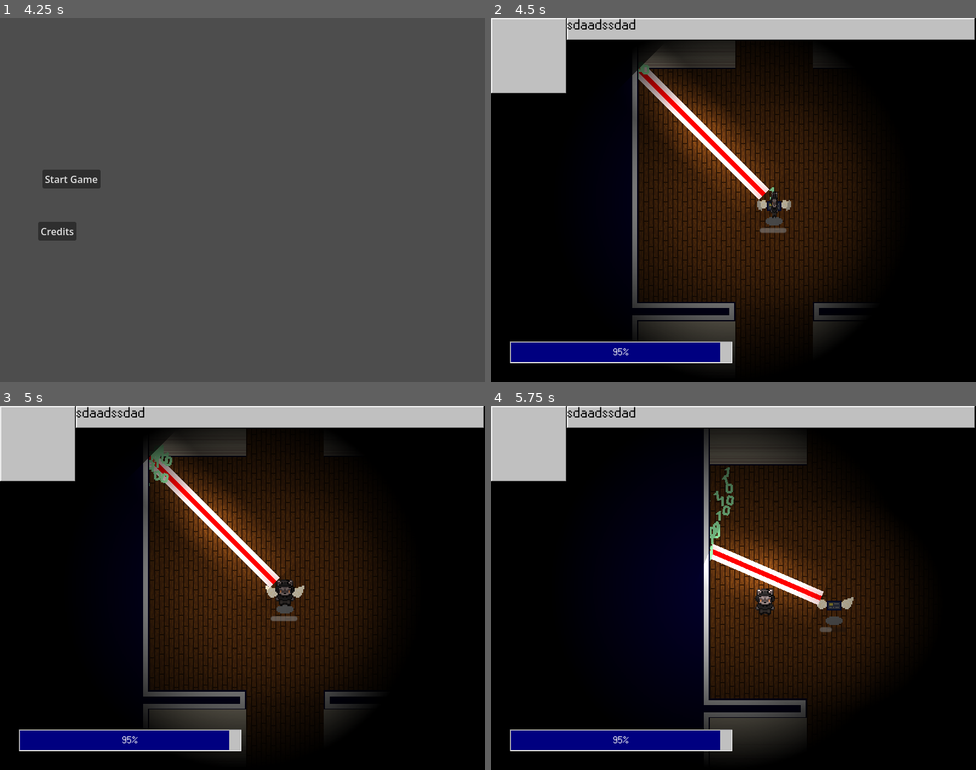
Above: before the commit, frames 1-4 (two rows, left to right).
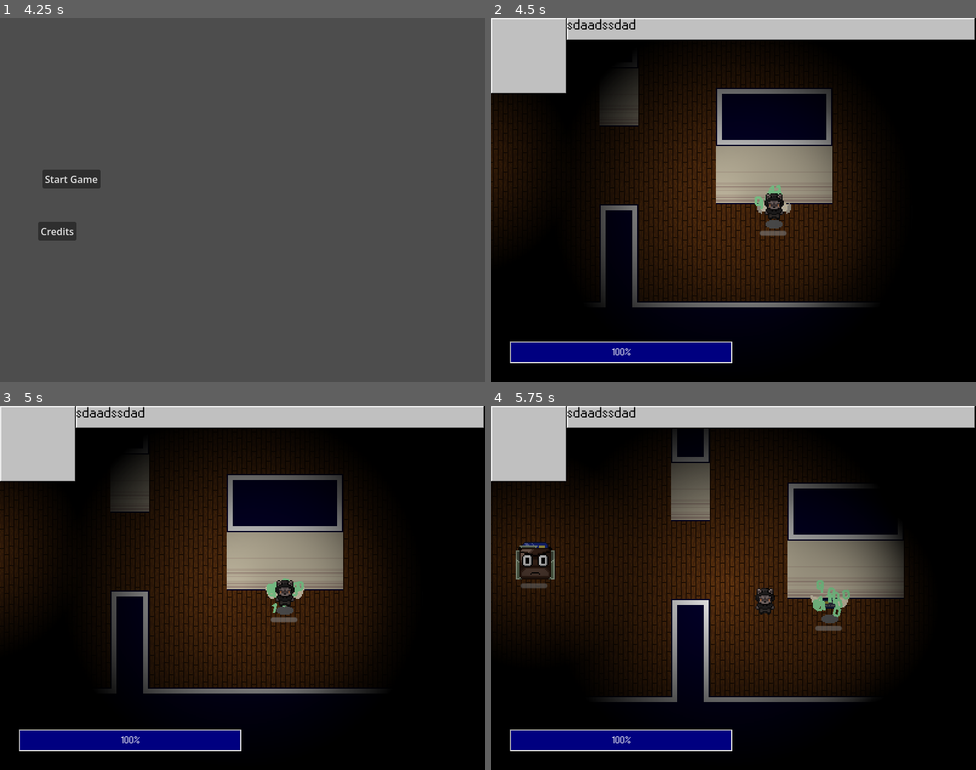
Above: after the commit, the same moments.

Repository: ygda-org/stock-strikers
Game: Godot game, scene res://main/startup_scene.tscn
The game is run twice, just before and just after one commit, with the same random seed, the same clock (stepped at 60 frames per second) and the same inputs. Sound files missing from this copy of the repository are replaced by a short silence.
Inputs (mouse positions are in pixels of both pictures, inside the frame that each line leads up to):
- Up to frame 1 (4.25 s): move the mouse to (349, 181) at 0.52 s; hold D (move_right) 0.53-1.28 s; tap Shift (dodge) at 0.6, 2.1, 3.6 s; tap Enter at 1.25 s; move the mouse to (145, 218) at 1.27 s; hold S (move_down) 1.28-2.03 s; click (145, 218) at 1.35 s; move the mouse to (291, 119) at 2.02 s; hold D (move_right) 2.03-2.78 s; tap Space at 2.75 s; move the mouse to (218, 272) at 2.77 s; hold W (move_up) 2.78-3.53 s; click (218, 272) at 2.85 s; move the mouse to (388, 254) at 3.52 s; hold A (move_left) from 3.53 s (still down)
- Up to frame 2 (4.5 s): release A (move_left) at 4.25 s; click "Start Game" at 4.25 s
- Up to frame 3 (5 s): no input
- Up to frame 4 (5.75 s): move the mouse to (588, 533) at 5.02 s; hold A (move_left) from 5.03 s (still down); click (588, 533) at 5.1 s

Frame 1 is identical in both runs. In frame 2, 17% of the frame differs, in the area x 0-77%, y 6-95%; in frame 3, 18%; in frame 4, 27%, in the area x 0-86%, y 6-95%.

Commit message:
announce room clear

Diff:
--- a/globals/game_state.gd
+++ b/globals/game_state.gd
@@ -17,8 +17,11 @@
 
 var stock_options : Array[Stock] = []
 
+var all_stocks : Array[Stock] = []
+
 func _ready() -> void:
 	var chosen_seed = randi() % 100000
+	chosen_seed = 89323
 	print('seed:', chosen_seed)
 	seed(chosen_seed)
 
@@ -28,18 +31,19 @@
 		get_tree().change_scene_to_file("res://gui/elevator_gui.tscn")
 		in_game = false
 
-func generate_stock_options():
+func get_all_stocks():
 	var dir_name := "res://player/stocks/"
 	# This "open" method returns an instance for accessing your dir
 	var dir := DirAccess.open(dir_name)
 	var file_names := dir.get_files()
-	var resources: Array[Stock] = []
 	for file_name in file_names:
 		if 'tres' not in file_name:
 			continue
-		resources.append(load(dir_name + file_name))
-	resources.shuffle()
-	stock_options = resources.slice(0, 5)
+		all_stocks.append(load(dir_name + file_name))
+
+func generate_stock_options():
+	all_stocks.shuffle()
+	stock_options = all_stocks.slice(0, 5)
 
 func clear_enemies():
 	var indices = []
@@ -52,3 +56,6 @@
 			break
 		enemies.remove_at(i - j)
 		j += 1
+
+func on_room_clear():
+	pass
--- a/level/rooms/room.gd
+++ b/level/rooms/room.gd
@@ -15,12 +15,15 @@
 @onready var center : Vector2 = position + Vector2(128,128)
 
 var room_entered := false
+var has_enemies := true
+var my_enemies : Array = []
 
 func _ready() -> void:
 	for poz in spawns:
 		var enemy : CharacterBody2D = select_enemy().instantiate()
 		enemy.position = poz
 		add_child(enemy)
+		my_enemies.append(enemy)
 
 func select_enemy():
 	var cum_percent : float = 0
@@ -32,8 +35,14 @@
 	print('Warning: Total Enemy rates likely dont add to 100%' )
 
 func _process(delta: float) -> void:
+	if not has_enemies:
+		return
+
 	if room_entered:
+		if has_enemies and not check_enemies():
+			on_all_enemies_dead()
 		return
+
 	var sq_dist_to_player := (GameState.player.position - center).length_squared()
 	# 128**2 = 16384
 	if sq_dist_to_player < 16384:
@@ -42,4 +51,14 @@
 			if child is TileMapLayer:
 				continue
 			var e_comp : EnemyComponent = child.find_child("EnemyComponent")
-			e_comp.enable()
+			if e_comp != null:
+				e_comp.enable()
+
+func check_enemies():
+	for e in my_enemies:
+		if e != null:
+			return true
+	return false
+
+func on_all_enemies_dead():
+	has_enemies = false
